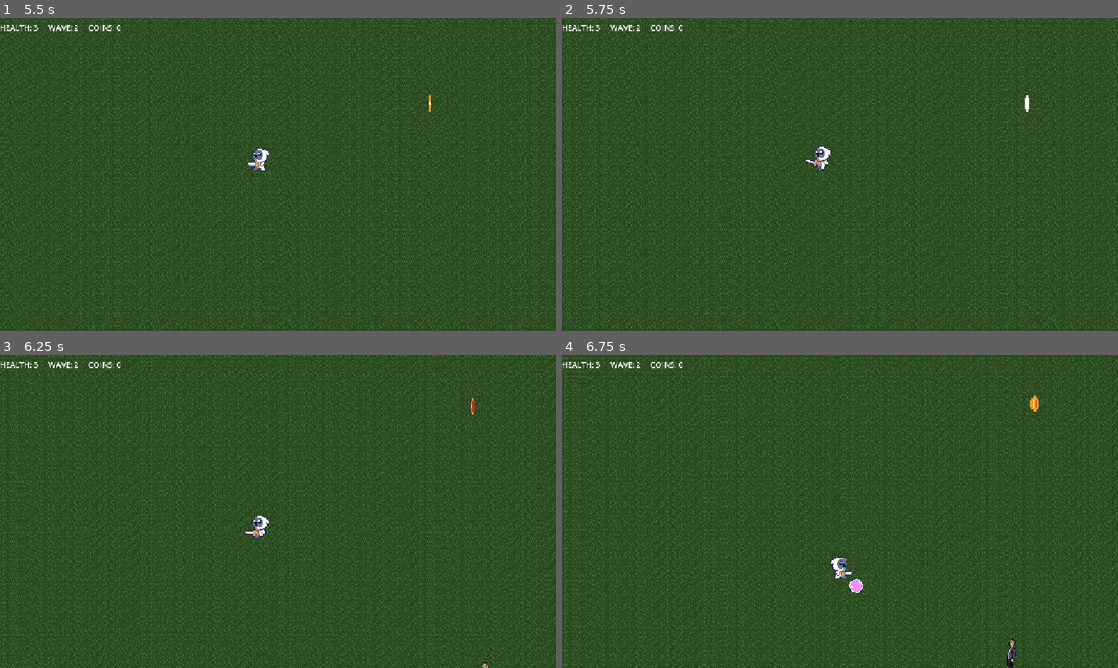
Above: before the commit, frames 1-4 (two rows, left to right).
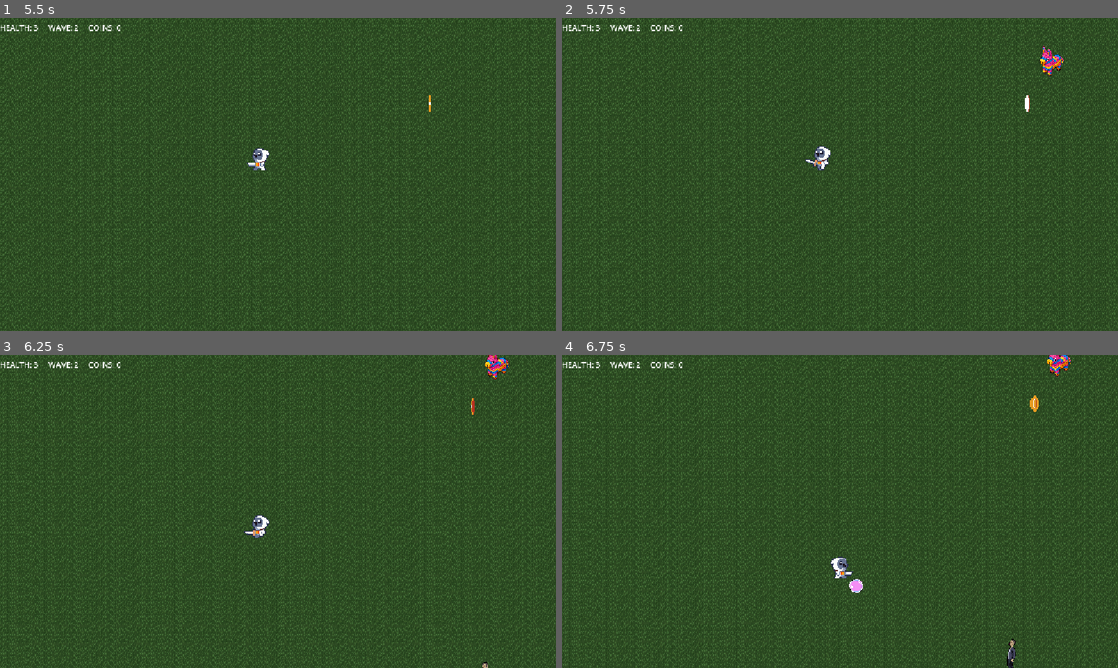
Above: after the commit, the same moments.

Repository: Leitissimo/Quiz-go-
Game: Godot game, scene res://Cenas/main_menu.tscn
The game is run twice, just before and just after one commit, with the same random seed, the same clock (stepped at 60 frames per second) and the same inputs. Sound files missing from this copy of the repository are replaced by a short silence.
Inputs:
- Up to frame 1 (5.5 s): click "Play!" at 0.5 s; hold D (right) 1.28-2.03 s; hold S (down) 2.03-2.78 s; hold D (right) 2.78-3.53 s; hold W (up) 3.53-4.28 s; hold A (left) from 4.28 s (still down)
- Up to frame 2 (5.75 s): keep holding A (left)
- Up to frame 3 (6.25 s): release A (left) at 5.78 s; hold S (down) from 5.78 s (still down)
- Up to frame 4 (6.75 s): release S (down) at 6.53 s; hold D (right) from 6.53 s (still down)

Frame 1 is identical in both runs. In frame 2, 0.2% of the frame differs, in the area x 85-91%, y 8-19%; in frame 3, 0.2%; in frame 4, 0.2%.

Commit message:
ima power up

Diff:
--- /dev/null
+++ b/Cenas/imã.gd
@@ -0,0 +1,21 @@
+extends Area2D
+
+
+# Called when the node enters the scene tree for the first time.
+func _ready() -> void:
+	pass # Replace with function body.
+
+
+# Called every frame. 'delta' is the elapsed time since the previous frame.
+func _process(delta: float) -> void:
+	pass
+
+
+func _on_body_entered(body: Node2D) -> void:
+	if body.is_in_group("player"):
+		var coins = get_tree().get_nodes_in_group("coins")
+		if coins == null:
+			return
+		for e in coins:
+			e.set_ima_on()
+		call_deferred("queue_free")
--- /dev/null
+++ b/Cenas/imã.tscn
@@ -0,0 +1,33 @@
+[gd_scene format=3 uid="uid://bv1d0kwqxkbm8"]
+
+[ext_resource type="Texture2D" uid="uid://c2gyamlcujkrr" path="res://Sprites/ima.png" id="1_3rexo"]
+[ext_resource type="Script" uid="uid://balpencrpvjav" path="res://Cenas/imã.gd" id="1_s0ry4"]
+
+[sub_resource type="SpriteFrames" id="SpriteFrames_s0ry4"]
+animations = [{
+"frames": [{
+"duration": 1.0,
+"texture": ExtResource("1_3rexo")
+}],
+"loop": true,
+"name": &"default",
+"speed": 5.0
+}]
+
+[sub_resource type="CircleShape2D" id="CircleShape2D_s0ry4"]
+radius = 39.012817
+
+[node name="imã" type="Area2D" unique_id=632782323]
+collision_layer = 16
+collision_mask = 3
+script = ExtResource("1_s0ry4")
+
+[node name="AnimatedSprite2D" type="AnimatedSprite2D" parent="." unique_id=1217121054]
+scale = Vector2(0.18800001, 0.18800001)
+sprite_frames = SubResource("SpriteFrames_s0ry4")
+
+[node name="CollisionShape2D" type="CollisionShape2D" parent="." unique_id=1174014433]
+position = Vector2(0, -1)
+shape = SubResource("CircleShape2D_s0ry4")
+
+[connection signal="body_entered" from="." to="." method="_on_body_entered"]
--- a/Cenas/power_up_coin.gd
+++ b/Cenas/power_up_coin.gd
@@ -1,5 +1,10 @@
 extends Area2D
 
+var is_ima_on: bool = false
+
+const SPEED: float = 600.0
+
+@onready var player = get_tree().get_first_node_in_group("player")
 
 # Called when the node enters the scene tree for the first time.
 func _ready() -> void:
@@ -8,7 +13,10 @@
 
 # Called every frame. 'delta' is the elapsed time since the previous frame.
 func _process(delta: float) -> void:
-	pass
+	if is_ima_on:
+		var direction: Vector2 = (player.position - self.position).normalized()
+
+		position += direction * delta * SPEED
 
 
 func _on_body_entered(body: Node2D) -> void:
@@ -21,3 +29,7 @@
 		body.setCoins()
 		await $AudioStreamPlayer2D.finished
 		call_deferred("queue_free")
+
+
+func set_ima_on():
+	is_ima_on = true
--- a/Cenas/power_up_coin.tscn
+++ b/Cenas/power_up_coin.tscn
@@ -30,7 +30,7 @@
 [sub_resource type="CircleShape2D" id="CircleShape2D_hawii"]
 radius = 7.0
 
-[node name="powerUpCoin" type="Area2D" unique_id=968067543]
+[node name="powerUpCoin" type="Area2D" unique_id=968067543 groups=["coins"]]
 scale = Vector2(4, 4)
 collision_layer = 16
 collision_mask = 2
--- a/Cenas/power_ups_spawn_points.gd
+++ b/Cenas/power_ups_spawn_points.gd
@@ -4,6 +4,7 @@
 var power_up_coin_scene = preload("res://Cenas/power_up_coin.tscn")
 var nuke_scene = preload("res://Cenas/nuke.tscn")
 var skip_star_scene = preload("res://Cenas/skip_star.tscn")
+var ima_scene = preload("res://Cenas/imã.tscn")
 
 # Called when the node enters the scene tree for the first time.
 func _ready() -> void:
@@ -20,6 +21,7 @@
 	var itens = {
 		"nuke": 4,
 		"star": 1,
+		"ima": 3,
 		"nothing":5
 
 	}
@@ -38,6 +40,7 @@
 			match item:
 				"nuke": spawn_nuke()
 				"star": spawn_star()
+				"ima": spawn_ima()
 				"nothing": nothing()
 
 			break
@@ -63,5 +66,12 @@
 		var star = skip_star_scene.instantiate()
 		ponto.add_child(star)
 
+func spawn_ima():
+	var ponto = spawn_points.pick_random()
+
+	if ponto.get_child_count() == 0:
+		var ima = ima_scene.instantiate()
+		ponto.add_child(ima)
+
 func nothing():
 	pass
Not shown, added: Cenas/imã.gd.uid
Binary file added: Sprites/ima.png
Not shown, added: Sprites/ima.png.import
